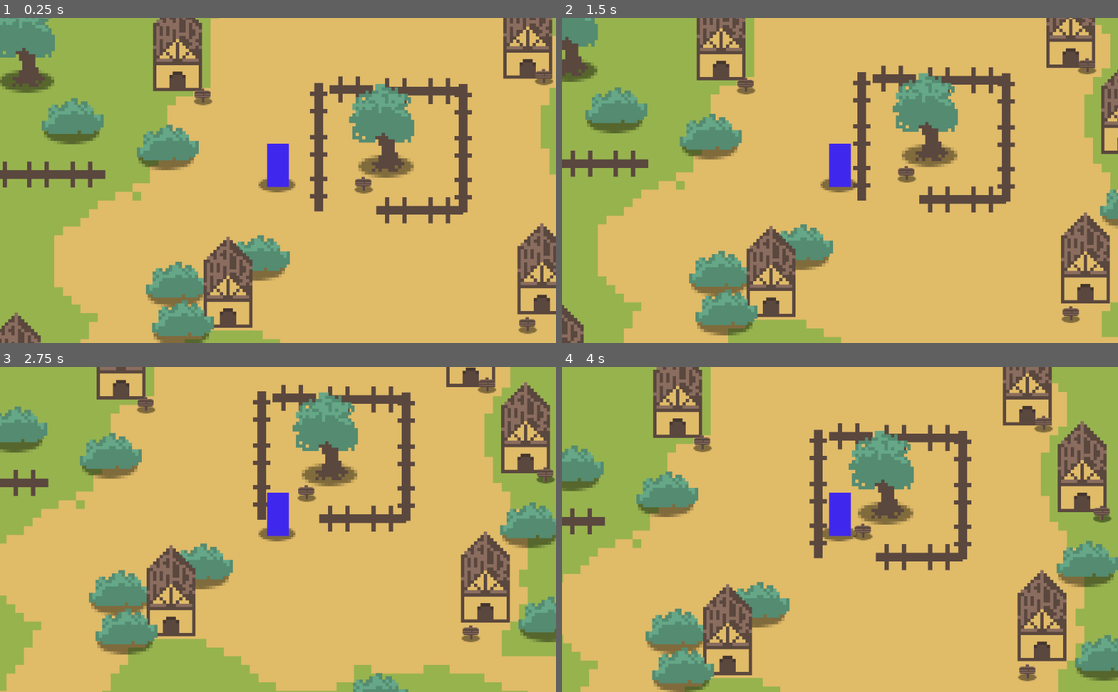
Above: before the commit, frames 1-4 (two rows, left to right).
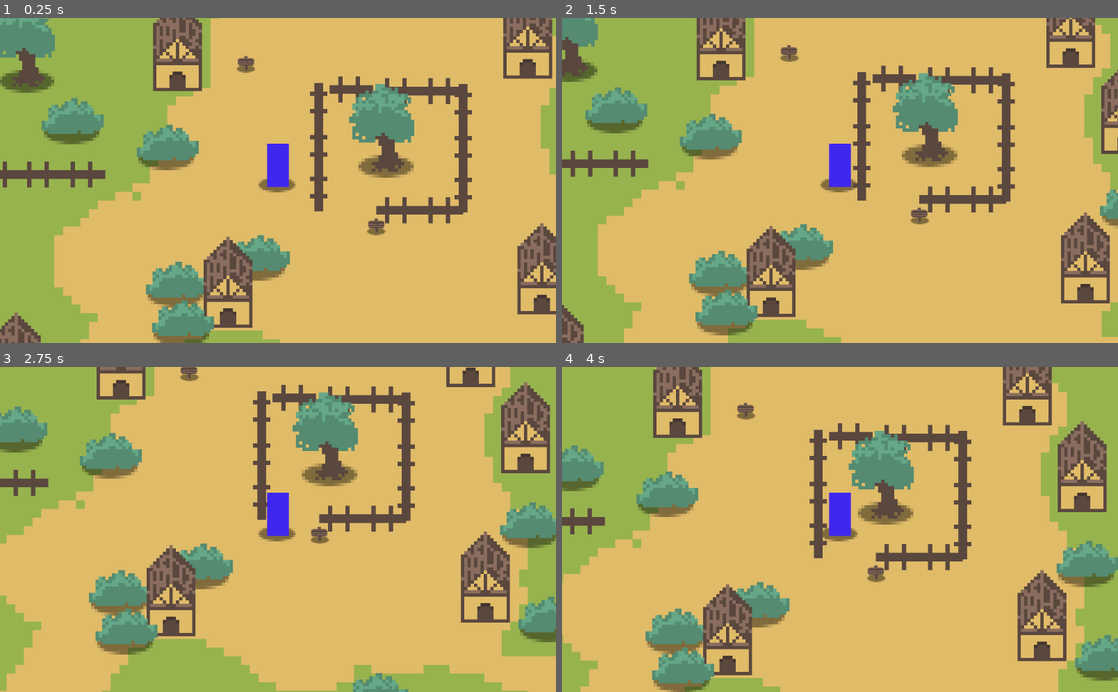
Above: after the commit, the same moments.

Repository: Debmalya99/Project-Manzaria
Game: Godot game, scene res://Placeholder-Playground/Playground.tscn
Same seed, same stepped clock (60 frames per second), same inputs: the game is played once before the commit and once after it.
Inputs:
- Up to frame 1 (0.25 s): no input
- Up to frame 2 (1.5 s): tap Enter at 0.5 s; hold Right (ui_right) 0.53-1.28 s; tap Space at 1.25 s; hold Down (ui_down) from 1.28 s (still down)
- Up to frame 3 (2.75 s): release Down (ui_down) at 2.03 s; hold Right (ui_right) from 2.03 s (still down)
- Up to frame 4 (4 s): release Right (ui_right) at 2.78 s; hold Up (ui_up) 2.78-3.53 s; hold Left (ui_left) from 3.53 s (still down)

The runs differ from the first frame. In frame 1, 0.8% of the frame differs, in the area x 34-100%, y 11-98%; in frame 2, 0.8%; in frame 3, 0.9%; in frame 4, 0.9%, in the area x 23-99%, y 10-97%.

Commit message:
Updates: 1. Added Old Forest Placeholder Scene, 2. Added the Basic Scene Transition, 3. Signboards can now display messages, although this needs work

Diff:
--- /dev/null
+++ b/Placeholder-Playground/Blocks/Signboard.gd
@@ -0,0 +1,26 @@
+extends StaticBody2D
+
+export(String) var Message = ''
+onready var message_board = $UI/Label
+onready var UI = $UI
+# Called when the node enters the scene tree for the first time.
+func _ready():
+	if Message == '':
+		$TriggerArea/CollisionShape2D.disabled = true
+	message_board.text = Message
+	UI.visible = false
+
+
+# Called every frame. 'delta' is the elapsed time since the previous frame.
+#func _process(delta):
+#	pass
+
+
+func _on_TriggerArea_body_entered(body):
+	if body.is_in_group('player'):
+		UI.visible = true
+
+
+func _on_TriggerArea_body_exited(body):
+	if body.is_in_group('player'):
+		UI.visible = false
--- a/Placeholder-Playground/Blocks/Signboard.tscn
+++ b/Placeholder-Playground/Blocks/Signboard.tscn
@@ -1,6 +1,7 @@
-[gd_scene load_steps=4 format=2]
+[gd_scene load_steps=5 format=2]
 
 [ext_resource path="res://Placeholder-Playground/Assets/Starting-village.png" type="Texture" id=1]
+[ext_resource path="res://Placeholder-Playground/Blocks/Signboard.gd" type="Script" id=2]
 
 [sub_resource type="RectangleShape2D" id=1]
 extents = Vector2( 5.71688, 3.56417 )
@@ -9,6 +10,7 @@
 radius = 23.295
 
 [node name="Signboard" type="StaticBody2D"]
+script = ExtResource( 2 )
 
 [node name="shadow" type="Sprite" parent="."]
 position = Vector2( 1.11488, -2.80839 )
@@ -31,3 +33,31 @@
 [node name="CollisionShape2D" type="CollisionShape2D" parent="TriggerArea"]
 position = Vector2( 0, -3.61893 )
 shape = SubResource( 2 )
+
+[node name="UI" type="Control" parent="."]
+visible = false
+__meta__ = {
+"_edit_use_anchors_": false
+}
+
+[node name="ColorRect" type="ColorRect" parent="UI"]
+margin_left = -10.0
+margin_top = -69.0
+margin_right = 68.0
+margin_bottom = -31.0
+color = Color( 0.0470588, 0.0313726, 0.113725, 1 )
+__meta__ = {
+"_edit_use_anchors_": false
+}
+
+[node name="Label" type="Label" parent="UI"]
+margin_left = -10.0
+margin_top = -69.0
+margin_right = 68.0
+margin_bottom = -32.0
+autowrap = true
+__meta__ = {
+"_edit_use_anchors_": false
+}
+[connection signal="body_entered" from="TriggerArea" to="." method="_on_TriggerArea_body_entered"]
+[connection signal="body_exited" from="TriggerArea" to="." method="_on_TriggerArea_body_exited"]
--- a/Placeholder-Playground/Blocks/Tree.tscn
+++ b/Placeholder-Playground/Blocks/Tree.tscn
@@ -4,7 +4,7 @@
 
 [sub_resource type="CapsuleShape2D" id=1]
 radius = 4.56982
-height = 10.8537
+height = 3.7556
 
 [node name="Tree" type="StaticBody2D"]
 
@@ -21,5 +21,6 @@
 region_rect = Rect2( 138.1, -0.241369, 24.0318, 29.8148 )
 
 [node name="CollisionShape2D" type="CollisionShape2D" parent="."]
-position = Vector2( 1.11488, -9.37976 )
+position = Vector2( 0.86488, -3.56726 )
+rotation = 1.57079
 shape = SubResource( 1 )
--- /dev/null
+++ b/Placeholder-Playground/Old-Forest.gd
@@ -0,0 +1,23 @@
+extends Node2D
+
+
+# Declare member variables here. Examples:
+# var a = 2
+# var b = "text"
+
+
+# Called when the node enters the scene tree for the first time.
+func _ready():
+	if Globals.transition_states['old_forest'] == 0:
+		$"YSort/Sample-Player".global_position = $"Trigger-Area/Position2D".global_position
+
+
+# Called every frame. 'delta' is the elapsed time since the previous frame.
+#func _process(delta):
+#	pass
+
+
+func _on_TriggerArea_body_entered(body):
+	if body.is_in_group('player'):
+		Globals.transition_states['playground'] = 1
+		get_tree().change_scene("res://Placeholder-Playground/Playground.tscn")
--- /dev/null
+++ b/Placeholder-Playground/Old-Forest.tscn
@@ -0,0 +1,375 @@
+[gd_scene load_steps=6 format=2]
+
+[ext_resource path="res://Placeholder-Playground/Blocks/Tree.tscn" type="PackedScene" id=1]
+[ext_resource path="res://Placeholder-Playground/Sample-Player/Sample-Player.tscn" type="PackedScene" id=2]
+[ext_resource path="res://Placeholder-Playground/Blocks/Signboard.tscn" type="PackedScene" id=3]
+[ext_resource path="res://Placeholder-Playground/Old-Forest.gd" type="Script" id=4]
+
+[sub_resource type="CircleShape2D" id=1]
+radius = 100.0
+
+[node name="Old-Forest" type="Node2D"]
+script = ExtResource( 4 )
+
+[node name="ColorRect" type="ColorRect" parent="."]
+margin_left = -1200.0
+margin_top = -930.0
+margin_right = 1970.0
+margin_bottom = 1470.0
+color = Color( 0.209351, 0.382812, 0.248651, 1 )
+__meta__ = {
+"_edit_use_anchors_": false
+}
+
+[node name="YSort" type="YSort" parent="."]
+
+[node name="Tree" type="YSort" parent="YSort"]
+
+[node name="Tree" parent="YSort/Tree" instance=ExtResource( 1 )]
+position = Vector2( 10.0001, -170 )
+scale = Vector2( 3, 3 )
+
+[node name="Tree2" parent="YSort/Tree" instance=ExtResource( 1 )]
+position = Vector2( 160, -20 )
+scale = Vector2( 3, 3 )
+
+[node name="Tree3" parent="YSort/Tree" instance=ExtResource( 1 )]
+position = Vector2( 260, -160 )
+scale = Vector2( 3, 3 )
+
+[node name="Tree4" parent="YSort/Tree" instance=ExtResource( 1 )]
+position = Vector2( 360, 40 )
+scale = Vector2( 3, 3 )
+
+[node name="Tree5" parent="YSort/Tree" instance=ExtResource( 1 )]
+position = Vector2( 80, 130 )
+scale = Vector2( 3, 3 )
+
+[node name="Tree6" parent="YSort/Tree" instance=ExtResource( 1 )]
+position = Vector2( 260, 260 )
+scale = Vector2( 3, 3 )
+
+[node name="Tree7" parent="YSort/Tree" instance=ExtResource( 1 )]
+position = Vector2( 610, 180 )
+scale = Vector2( 3, 3 )
+
+[node name="Tree8" parent="YSort/Tree" instance=ExtResource( 1 )]
+position = Vector2( 600, 1.52588e-05 )
+scale = Vector2( 3, 3 )
+
+[node name="Tree9" parent="YSort/Tree" instance=ExtResource( 1 )]
+position = Vector2( 490, -180 )
+scale = Vector2( 3, 3 )
+
+[node name="Tree10" parent="YSort/Tree" instance=ExtResource( 1 )]
+position = Vector2( 240, -340 )
+scale = Vector2( 3, 3 )
+
+[node name="Tree11" parent="YSort/Tree" instance=ExtResource( 1 )]
+position = Vector2( 170, 380 )
+scale = Vector2( 3, 3 )
+
+[node name="Tree12" parent="YSort/Tree" instance=ExtResource( 1 )]
+position = Vector2( 520, 300 )
+scale = Vector2( 3, 3 )
+
+[node name="Tree13" parent="YSort/Tree" instance=ExtResource( 1 )]
+position = Vector2( 510, 120 )
+scale = Vector2( 3, 3 )
+
+[node name="Tree14" parent="YSort/Tree" instance=ExtResource( 1 )]
+position = Vector2( 400, -60 )
+scale = Vector2( 3, 3 )
+
+[node name="Tree15" parent="YSort/Tree" instance=ExtResource( 1 )]
+position = Vector2( 150, -220 )
+scale = Vector2( 3, 3 )
+
+[node name="Tree16" parent="YSort/Tree" instance=ExtResource( 1 )]
+position = Vector2( -240, 780 )
+scale = Vector2( 3, 3 )
+
+[node name="Tree17" parent="YSort/Tree" instance=ExtResource( 1 )]
+position = Vector2( 110, 700 )
+scale = Vector2( 3, 3 )
+
+[node name="Tree18" parent="YSort/Tree" instance=ExtResource( 1 )]
+position = Vector2( 100, 520 )
+scale = Vector2( 3, 3 )
+
+[node name="Tree19" parent="YSort/Tree" instance=ExtResource( 1 )]
+position = Vector2( -9.99994, 340 )
+scale = Vector2( 3, 3 )
+
+[node name="Tree20" parent="YSort/Tree" instance=ExtResource( 1 )]
+position = Vector2( -260, 180 )
+scale = Vector2( 3, 3 )
+
+[node name="Tree21" parent="YSort/Tree" instance=ExtResource( 1 )]
+position = Vector2( -490, 360 )
+scale = Vector2( 3, 3 )
+
+[node name="Tree22" parent="YSort/Tree" instance=ExtResource( 1 )]
+position = Vector2( -140, 280 )
+scale = Vector2( 3, 3 )
+
+[node name="Tree23" parent="YSort/Tree" instance=ExtResource( 1 )]
+position = Vector2( -150, 100 )
+scale = Vector2( 3, 3 )
+
+[node name="Tree24" parent="YSort/Tree" instance=ExtResource( 1 )]
+position = Vector2( -260, -80 )
+scale = Vector2( 3, 3 )
+
+[node name="Tree25" parent="YSort/Tree" instance=ExtResource( 1 )]
+position = Vector2( -510, -240 )
+scale = Vector2( 3, 3 )
+
+[node name="Tree26" parent="YSort/Tree" instance=ExtResource( 1 )]
+position = Vector2( -660, 730 )
+scale = Vector2( 3, 3 )
+
+[node name="Tree27" parent="YSort/Tree" instance=ExtResource( 1 )]
+position = Vector2( -310, 650 )
+scale = Vector2( 3, 3 )
+
+[node name="Tree28" parent="YSort/Tree" instance=ExtResource( 1 )]
+position = Vector2( -320, 470 )
+scale = Vector2( 3, 3 )
+
+[node name="Tree29" parent="YSort/Tree" instance=ExtResource( 1 )]
+position = Vector2( -430, 290 )
+scale = Vector2( 3, 3 )
+
+[node name="Tree30" parent="YSort/Tree" instance=ExtResource( 1 )]
+position = Vector2( -680, 130 )
+scale = Vector2( 3, 3 )
+
+[node name="Tree31" parent="YSort/Tree" instance=ExtResource( 1 )]
+position = Vector2( -470, 740 )
+scale = Vector2( 3, 3 )
+
+[node name="Tree32" parent="YSort/Tree" instance=ExtResource( 1 )]
+position = Vector2( -120, 660 )
+scale = Vector2( 3, 3 )
+
+[node name="Tree33" parent="YSort/Tree" instance=ExtResource( 1 )]
+position = Vector2( -130, 480 )
+scale = Vector2( 3, 3 )
+
+[node name="Tree34" parent="YSort/Tree" instance=ExtResource( 1 )]
+position = Vector2( -240, 300 )
+scale = Vector2( 3, 3 )
+
+[node name="Tree35" parent="YSort/Tree" instance=ExtResource( 1 )]
+position = Vector2( -490, 140 )
+scale = Vector2( 3, 3 )
+
+[node name="Tree36" parent="YSort/Tree" instance=ExtResource( 1 )]
+position = Vector2( 610, 1070 )
+scale = Vector2( 3, 3 )
+
+[node name="Tree37" parent="YSort/Tree" instance=ExtResource( 1 )]
+position = Vector2( 960, 990 )
+scale = Vector2( 3, 3 )
+
+[node name="Tree38" parent="YSort/Tree" instance=ExtResource( 1 )]
+position = Vector2( 950, 810 )
+scale = Vector2( 3, 3 )
+
+[node name="Tree39" parent="YSort/Tree" instance=ExtResource( 1 )]
+position = Vector2( 840, 630 )
+scale = Vector2( 3, 3 )
+
+[node name="Tree40" parent="YSort/Tree" instance=ExtResource( 1 )]
+position = Vector2( 590, 470 )
+scale = Vector2( 3, 3 )
+
+[node name="Tree41" parent="YSort/Tree" instance=ExtResource( 1 )]
+position = Vector2( 360, 1030 )
+scale = Vector2( 3, 3 )
+
+[node name="Tree42" parent="YSort/Tree" instance=ExtResource( 1 )]
+position = Vector2( 710, 950 )
+scale = Vector2( 3, 3 )
+
+[node name="Tree43" parent="YSort/Tree" instance=ExtResource( 1 )]
+position = Vector2( 700, 770 )
+scale = Vector2( 3, 3 )
+
+[node name="Tree44" parent="YSort/Tree" instance=ExtResource( 1 )]
+position = Vector2( 590, 590 )
+scale = Vector2( 3, 3 )
+
+[node name="Tree45" parent="YSort/Tree" instance=ExtResource( 1 )]
+position = Vector2( 340, 430 )
+scale = Vector2( 3, 3 )
+
+[node name="Tree46" parent="YSort/Tree" instance=ExtResource( 1 )]
+position = Vector2( 750, 270 )
+scale = Vector2( 3, 3 )
+
+[node name="Tree47" parent="YSort/Tree" instance=ExtResource( 1 )]
+position = Vector2( 1100, 190 )
+scale = Vector2( 3, 3 )
+
+[node name="Tree48" parent="YSort/Tree" instance=ExtResource( 1 )]
+position = Vector2( 1090, 10 )
+scale = Vector2( 3, 3 )
+
+[node name="Tree49" parent="YSort/Tree" instance=ExtResource( 1 )]
+position = Vector2( 980, -170 )
+scale = Vector2( 3, 3 )
+
+[node name="Tree56" parent="YSort/Tree" instance=ExtResource( 1 )]
+position = Vector2( 440, 370 )
+scale = Vector2( 3, 3 )
+
+[node name="Tree57" parent="YSort/Tree" instance=ExtResource( 1 )]
+position = Vector2( 790, 290 )
+scale = Vector2( 3, 3 )
+
+[node name="Tree58" parent="YSort/Tree" instance=ExtResource( 1 )]
+position = Vector2( 780, 110 )
+scale = Vector2( 3, 3 )
+
+[node name="Tree59" parent="YSort/Tree" instance=ExtResource( 1 )]
+position = Vector2( 670, -70 )
+scale = Vector2( 3, 3 )
+
+[node name="Tree60" parent="YSort/Tree" instance=ExtResource( 1 )]
+position = Vector2( -50, -170 )
+scale = Vector2( 3, 3 )
+
+[node name="Tree61" parent="YSort/Tree" instance=ExtResource( 1 )]
+position = Vector2( 300, -250 )
+scale = Vector2( 3, 3 )
+
+[node name="Tree62" parent="YSort/Tree" instance=ExtResource( 1 )]
+position = Vector2( 290, -430 )
+scale = Vector2( 3, 3 )
+
+[node name="Tree63" parent="YSort/Tree" instance=ExtResource( 1 )]
+position = Vector2( 180, -610 )
+scale = Vector2( 3, 3 )
+
+[node name="Tree64" parent="YSort/Tree" instance=ExtResource( 1 )]
+position = Vector2( 430, -310 )
+scale = Vector2( 3, 3 )
+
+[node name="Tree65" parent="YSort/Tree" instance=ExtResource( 1 )]
+position = Vector2( 780, -390 )
+scale = Vector2( 3, 3 )
+
+[node name="Tree66" parent="YSort/Tree" instance=ExtResource( 1 )]
+position = Vector2( 770, -570 )
+scale = Vector2( 3, 3 )
+
+[node name="Tree67" parent="YSort/Tree" instance=ExtResource( 1 )]
+position = Vector2( 660, -750 )
+scale = Vector2( 3, 3 )
+
+[node name="Tree68" parent="YSort/Tree" instance=ExtResource( 1 )]
+position = Vector2( 820, -170 )
+scale = Vector2( 3, 3 )
+
+[node name="Tree69" parent="YSort/Tree" instance=ExtResource( 1 )]
+position = Vector2( 1170, -250 )
+scale = Vector2( 3, 3 )
+
+[node name="Tree70" parent="YSort/Tree" instance=ExtResource( 1 )]
+position = Vector2( 1160, -430 )
+scale = Vector2( 3, 3 )
+
+[node name="Tree71" parent="YSort/Tree" instance=ExtResource( 1 )]
+position = Vector2( 1050, -610 )
+scale = Vector2( 3, 3 )
+
+[node name="Tree72" parent="YSort/Tree" instance=ExtResource( 1 )]
+position = Vector2( 900, 300 )
+scale = Vector2( 3, 3 )
+
+[node name="Tree73" parent="YSort/Tree" instance=ExtResource( 1 )]
+position = Vector2( 1250, 220 )
+scale = Vector2( 3, 3 )
+
+[node name="Tree74" parent="YSort/Tree" instance=ExtResource( 1 )]
+position = Vector2( 1240, 39.9999 )
+scale = Vector2( 3, 3 )
+
+[node name="Tree75" parent="YSort/Tree" instance=ExtResource( 1 )]
+position = Vector2( 1130, -140 )
+scale = Vector2( 3, 3 )
+
+[node name="Tree76" parent="YSort/Tree" instance=ExtResource( 1 )]
+position = Vector2( 800, 520 )
+scale = Vector2( 3, 3 )
+
+[node name="Tree77" parent="YSort/Tree" instance=ExtResource( 1 )]
+position = Vector2( 1150, 440 )
+scale = Vector2( 3, 3 )
+
+[node name="Tree78" parent="YSort/Tree" instance=ExtResource( 1 )]
+position = Vector2( 1140, 260 )
+scale = Vector2( 3, 3 )
+
+[node name="Tree79" parent="YSort/Tree" instance=ExtResource( 1 )]
+position = Vector2( 1030, 80 )
+scale = Vector2( 3, 3 )
+
+[node name="Tree80" parent="YSort/Tree" instance=ExtResource( 1 )]
+position = Vector2( 260, 620 )
+scale = Vector2( 3, 3 )
+
+[node name="Tree81" parent="YSort/Tree" instance=ExtResource( 1 )]
+position = Vector2( 610, 540 )
+scale = Vector2( 3, 3 )
+
+[node name="Tree82" parent="YSort/Tree" instance=ExtResource( 1 )]
+position = Vector2( 600, 360 )
+scale = Vector2( 3, 3 )
+
+[node name="Tree83" parent="YSort/Tree" instance=ExtResource( 1 )]
+position = Vector2( 490, 180 )
+scale = Vector2( 3, 3 )
+
+[node name="Tree50" parent="YSort/Tree" instance=ExtResource( 1 )]
+position = Vector2( 730, -330 )
+scale = Vector2( 3, 3 )
+
+[node name="Tree51" parent="YSort/Tree" instance=ExtResource( 1 )]
+position = Vector2( 460, 70 )
+scale = Vector2( 3, 3 )
+
+[node name="Tree52" parent="YSort/Tree" instance=ExtResource( 1 )]
+position = Vector2( 810, -10 )
+scale = Vector2( 3, 3 )
+
+[node name="Tree53" parent="YSort/Tree" instance=ExtResource( 1 )]
+position = Vector2( 800, -190 )
+scale = Vector2( 3, 3 )
+
+[node name="Tree54" parent="YSort/Tree" instance=ExtResource( 1 )]
+position = Vector2( 690, -370 )
+scale = Vector2( 3, 3 )
+
+[node name="Tree55" parent="YSort/Tree" instance=ExtResource( 1 )]
+position = Vector2( 440, -530 )
+scale = Vector2( 3, 3 )
+
+[node name="Sample-Player" parent="YSort" instance=ExtResource( 2 )]
+position = Vector2( 1270, -620 )
+
+[node name="Signboard" parent="YSort" instance=ExtResource( 3 )]
+position = Vector2( 1130, -690 )
+Message = "East: Asvalon village"
+
+[node name="Trigger-Area" type="Area2D" parent="."]
+position = Vector2( 1390, -680 )
+
+[node name="CollisionShape2D" type="CollisionShape2D" parent="Trigger-Area"]
+shape = SubResource( 1 )
+
+[node name="Position2D" type="Position2D" parent="Trigger-Area"]
+position = Vector2( -130, 120 )
+[connection signal="body_entered" from="Trigger-Area" to="." method="_on_TriggerArea_body_entered"]
--- /dev/null
+++ b/Placeholder-Playground/Playground.gd
@@ -0,0 +1,14 @@
+extends Node2D
+
+onready var transition_pos = $"Trigger-Switch/Position2D".global_position
+onready var player = $"YSort/Sample-Player"
+
+func _ready():
+	if Globals.transition_states['playground'] == 1:
+		player.global_position = transition_pos
+
+
+func _on_TriggerSwitch_body_entered(body):
+	if body.is_in_group('player'):
+		Globals.transition_states['old_forest'] = 1
+		get_tree().change_scene("res://Placeholder-Playground/Old-Forest.tscn")
--- a/Placeholder-Playground/Playground.tscn
+++ b/Placeholder-Playground/Playground.tscn
@@ -8,8 +8,13 @@
 [ext_resource path="res://Placeholder-Playground/Sample-Player/Sample-Player.tscn" type="PackedScene" id=6]
 [ext_resource path="res://Placeholder-Playground/Blocks/Barrier-Side.tscn" type="PackedScene" id=7]
 [ext_resource path="res://Placeholder-Playground/Blocks/Barrier-Facing.tscn" type="PackedScene" id=8]
+[ext_resource path="res://Placeholder-Playground/Playground.gd" type="Script" id=9]
+
+[sub_resource type="CircleShape2D" id=1]
+radius = 30.0
 
 [node name="Playground" type="Node2D"]
+script = ExtResource( 9 )
 
 [node name="Background" type="Node2D" parent="."]
 
@@ -203,31 +208,15 @@
 [node name="Signboard" type="YSort" parent="YSort"]
 
 [node name="Signboard" parent="YSort/Signboard" instance=ExtResource( 5 )]
-position = Vector2( 370.113, 290.028 )
+position = Vector2( 160, 600 )
+Message = "Southwest: Old Forest"
 
 [node name="Signboard2" parent="YSort/Signboard" instance=ExtResource( 5 )]
-position = Vector2( 518.138, 371.382 )
+position = Vector2( 410, 260 )
 
 [node name="Signboard3" parent="YSort/Signboard" instance=ExtResource( 5 )]
-position = Vector2( 669.328, 501.154 )
-
-[node name="Signboard4" parent="YSort/Signboard" instance=ExtResource( 5 )]
-position = Vector2( 88.5049, 626.516 )
-
-[node name="Signboard5" parent="YSort/Signboard" instance=ExtResource( 5 )]
-position = Vector2( 700.449, 97.7217 )
-
-[node name="Signboard6" parent="YSort/Signboard" instance=ExtResource( 5 )]
-position = Vector2( 913.196, 74.1766 )
-
-[node name="Signboard7" parent="YSort/Signboard" instance=ExtResource( 5 )]
-position = Vector2( 840.236, 190.351 )
-
-[node name="Signboard8" parent="YSort/Signboard" instance=ExtResource( 5 )]
-position = Vector2( 684.213, 271.73 )
-
-[node name="Signboard9" parent="YSort/Signboard" instance=ExtResource( 5 )]
-position = Vector2( 738.091, 354.792 )
+position = Vector2( 530, 410 )
+Message = "The Sacred Tree"
 
 [node name="Sample-Player" parent="YSort" instance=ExtResource( 6 )]
 position = Vector2( 439.71, 361.927 )
@@ -296,3 +285,64 @@
 
 [node name="Barrier-Side6" parent="YSort/Barriers" instance=ExtResource( 7 )]
 position = Vector2( 477.078, 387.519 )
+
+[node name="Stub" type="YSort" parent="YSort"]
+position = Vector2( -300, -440 )
+
+[node name="Barrier-Side" parent="YSort/Stub" instance=ExtResource( 7 )]
+position = Vector2( 1120, 430 )
+
+[node name="Barrier-Side2" parent="YSort/Stub" instance=ExtResource( 7 )]
+position = Vector2( 1120, 470 )
+
+[node name="Barrier-Side3" parent="YSort/Stub" instance=ExtResource( 7 )]
+position = Vector2( 1120, 510 )
+
+[node name="Barrier-Side4" parent="YSort/Stub" instance=ExtResource( 7 )]
+position = Vector2( 1120, 550 )
+
+[node name="Barrier-Side5" parent="YSort/Stub" instance=ExtResource( 7 )]
+position = Vector2( 1280, 430 )
+
+[node name="Barrier-Side6" parent="YSort/Stub" instance=ExtResource( 7 )]
+position = Vector2( 1280, 470 )
+
+[node name="Barrier-Side7" parent="YSort/Stub" instance=ExtResource( 7 )]
+position = Vector2( 1280, 510 )
+
+[node name="Barrier-Side8" parent="YSort/Stub" instance=ExtResource( 7 )]
+position = Vector2( 1280, 550 )
+
+[node name="Barrier-Facing" parent="YSort/Stub" instance=ExtResource( 8 )]
+position = Vector2( 1140, 400 )
+
+[node name="Barrier-Facing2" parent="YSort/Stub" instance=ExtResource( 8 )]
+position = Vector2( 1180, 400 )
+
+[node name="Barrier-Facing3" parent="YSort/Stub" instance=ExtResource( 8 )]
+position = Vector2( 1220, 400 )
+
+[node name="Barrier-Facing4" parent="YSort/Stub" instance=ExtResource( 8 )]
+position = Vector2( 1260, 400 )
+
+[node name="Barrier-Facing5" parent="YSort/Stub" instance=ExtResource( 8 )]
+position = Vector2( 1140, 560 )
+
+[node name="Barrier-Facing6" parent="YSort/Stub" instance=ExtResource( 8 )]
+position = Vector2( 1180, 560 )
+
+[node name="Barrier-Facing7" parent="YSort/Stub" instance=ExtResource( 8 )]
+position = Vector2( 1220, 560 )
+
+[node name="Barrier-Facing8" parent="YSort/Stub" instance=ExtResource( 8 )]
+position = Vector2( 1260, 560 )
+
+[node name="Trigger-Switch" type="Area2D" parent="."]
+position = Vector2( 100, 660 )
+
+[node name="CollisionShape2D" type="CollisionShape2D" parent="Trigger-Switch"]
+shape = SubResource( 1 )
+
+[node name="Position2D" type="Position2D" parent="Trigger-Switch"]
+position = Vector2( 50, -10 )
+[connection signal="body_entered" from="Trigger-Switch" to="." method="_on_TriggerSwitch_body_entered"]
--- a/Placeholder-Playground/Sample-Player/Sample-Player.gd
+++ b/Placeholder-Playground/Sample-Player/Sample-Player.gd
@@ -1,4 +1,6 @@
 extends KinematicBody2D
+
+
 
 export var speed  = 50.0
 
--- a/Placeholder-Playground/Sample-Player/Sample-Player.tscn
+++ b/Placeholder-Playground/Sample-Player/Sample-Player.tscn
@@ -7,7 +7,9 @@
 radius = 7.42656
 height = 14.6082
 
-[node name="Sample-Player" type="KinematicBody2D"]
+[node name="Sample-Player" type="KinematicBody2D" groups=[
+"player",
+]]
 script = ExtResource( 1 )
 
 [node name="shadow" type="Sprite" parent="."]
--- /dev/null
+++ b/Utils/Globals.gd
@@ -0,0 +1,7 @@
+extends Node
+
+
+var transition_states = {
+	"playground":0, # default state
+	"old_forest":0, # default state
+}
--- a/project.godot
+++ b/project.godot
@@ -19,6 +19,10 @@
 run/main_scene="res://Placeholder-Playground/Playground.tscn"
 config/icon="res://icon.png"
 
+[autoload]
+
+Globals="*res://Utils/Globals.gd"
+
 [rendering]
 
 quality/driver/driver_name="GLES2"
Not shown: 1 places in Placeholder-Playground/Playground.tscn that only renumber resources
Not shown, added: References.md
Not shown, added: References.md~
